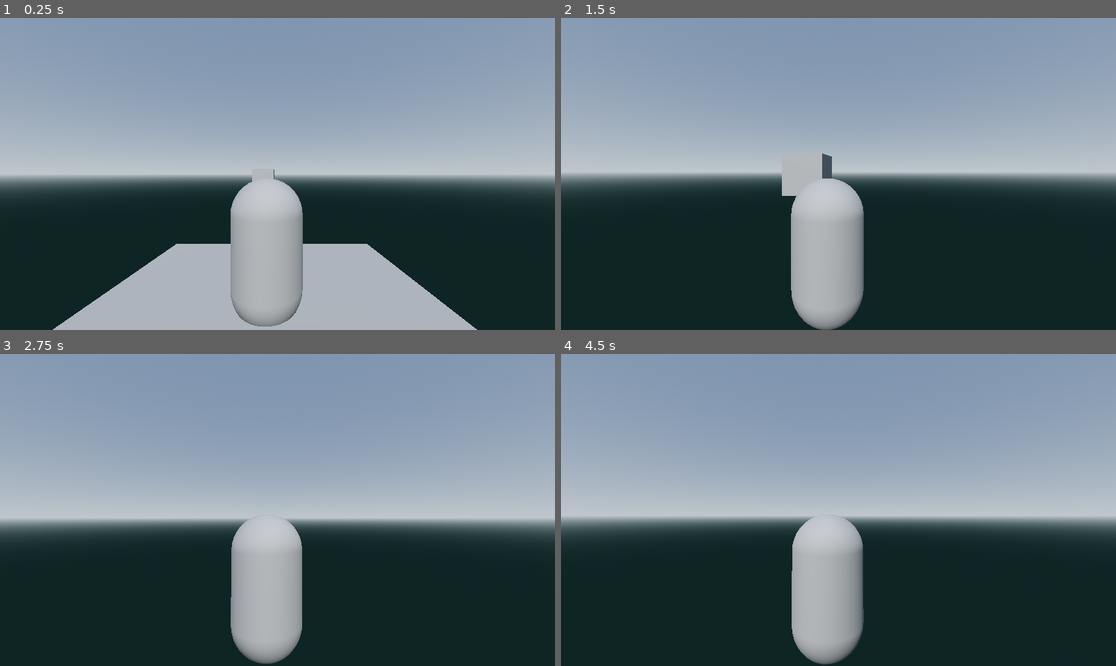
Above: before the commit, frames 1-4 (two rows, left to right).
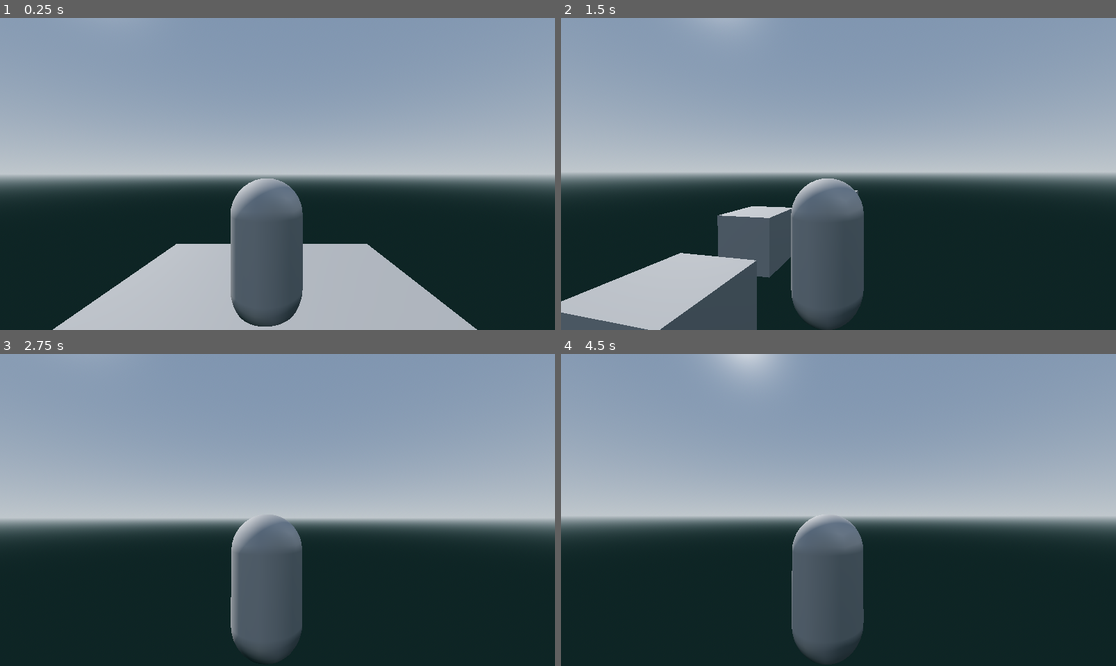
Above: after the commit, the same moments.

Repository: azeiber/3D-Game
Game: Godot game, scene res://main.tscn
The game is run twice, just before and just after one commit, with the same random seed, the same clock (stepped at 60 frames per second) and the same inputs.
Inputs (mouse positions are in pixels of both pictures, inside the frame that each line leads up to):
- Up to frame 1 (0.25 s): no input
- Up to frame 2 (1.5 s): tap Enter (ui_accept) at 0.5, 0.77 s; move the mouse to (866, 174) at 0.52 s; hold Up (ui_up) from 0.53 s (still down); move the mouse to (810, 174) at 1.27 s
- Up to frame 3 (2.75 s): keep holding Up (ui_up); tap Enter (ui_accept) at 1.52 s; move the mouse to (288, 503) at 2.02 s
- Up to frame 4 (4.5 s): keep holding Up (ui_up); tap Enter (ui_accept) at 2.75, 3.02, 3.5, 3.77, 4.25 s; move the mouse to (832, 516) at 2.77 s; move the mouse to (877, 513) at 3.52 s; move the mouse to (794, 506) at 4.27 s

The runs differ from the first frame. In frame 1, 5.4% of the frame differs, in the area x 41-55%, y 48-99%; in frame 2, 15%, in the area x 0-55%, y 0-100%; in frame 3, 5.2%; in frame 4, 6.1%.

Commit message:
added more platforms

Diff:
--- a/capstone-game/main.tscn
+++ b/capstone-game/main.tscn
@@ -30,12 +30,21 @@
 
 [node name="Level" type="Node3D" parent="."]
 
+[node name="CSGBox3D3" type="CSGBox3D" parent="Level"]
+transform = Transform3D(0.999998, 0, 0.00214675, 0, 1, 0, -0.00214675, 0, 0.999998, -1.01846, 0.409726, -5.4785)
+use_collision = true
+
+[node name="CSGBox3D2" type="CSGBox3D" parent="Level"]
+transform = Transform3D(1, 0, 0, 0, 1, 0, 0, 0, 1, -0.509228, 0.223055, -3.36124)
+use_collision = true
+
 [node name="CSGBox3D" type="CSGBox3D" parent="Level"]
 use_collision = true
 size = Vector3(5, 0.1, 5)
 
-[node name="CSGBox3D2" type="CSGBox3D" parent="Level"]
-transform = Transform3D(1, 0, 0, 0, 1, 0, 0, 0, 1, -0.51821, 1.60739, -6.91404)
+[node name="CSGBox3D4" type="CSGBox3D" parent="Level"]
+transform = Transform3D(1, 0, 0, 0, 1, 0, 0, 0, 1, 0.148044, 0.625945, -7.5037)
+use_collision = true
 
 [node name="CharacterBody3D" type="CharacterBody3D" parent="."]
 script = ExtResource("1_b6lnm")
@@ -56,7 +65,7 @@
 transform = Transform3D(1, 0, 0, 0, 1, 0, 0, 0, 1, 0.149615, 2.16067, 2.8553)
 
 [node name="DirectionalLight3D" type="DirectionalLight3D" parent="."]
-transform = Transform3D(1, 0, 0, 0, 0.770713, 0.637182, 0, -0.637182, 0.770713, 0, 8.13288, 2.84729)
+transform = Transform3D(-0.731967, 0.434325, -0.524963, -0.000436562, 0.770187, 0.637818, 0.68134, 0.467091, -0.563562, 0, 8.13288, 2.84729)
 
 [node name="moving platform 1" type="Node3D" parent="."]
 
